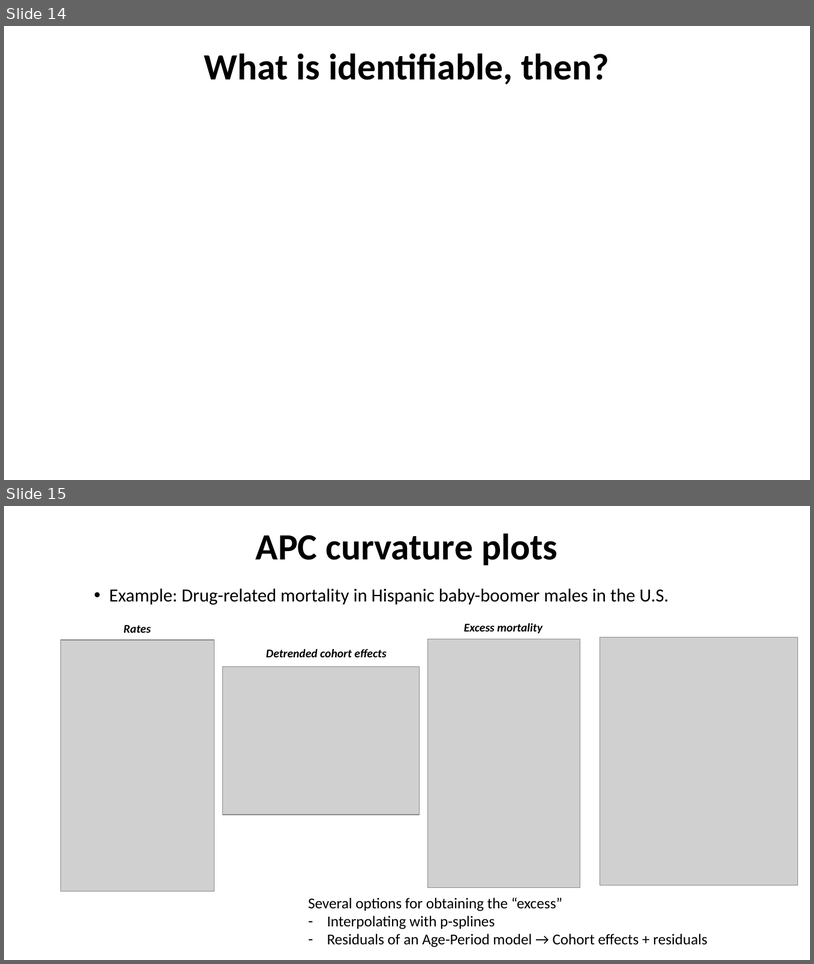
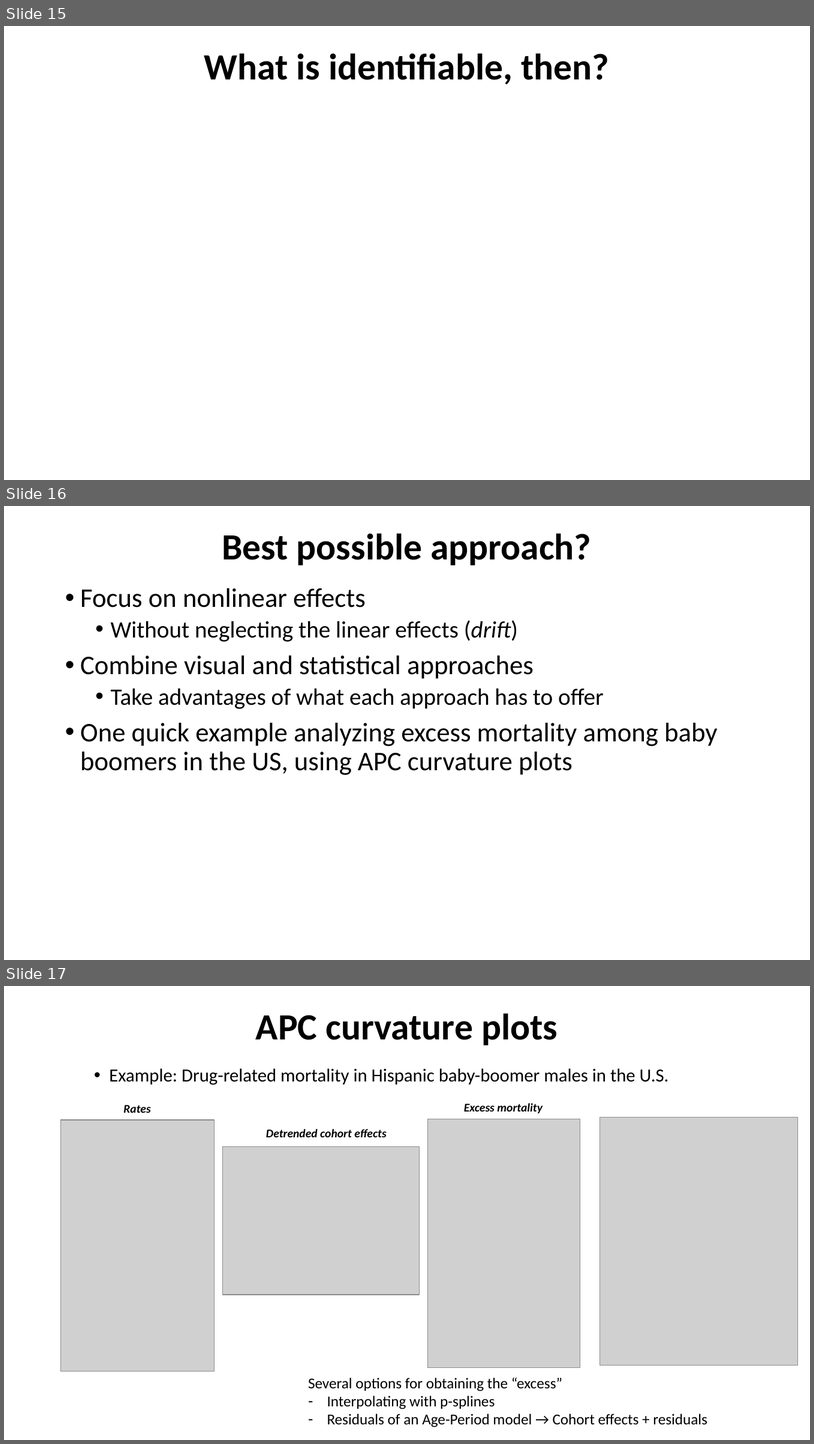
Before and after one commit to kikeacosta/edsd23_apc, a slide deck: slides/03_statistical_APC.pptx. Shown one above the other, each under a label of ours: slides 14 and 15 before the commit, slides 15, 16 and 17 after it. The pictures are 814x964 and 814x1444 pixels, drawn with LibreOffice and Linux fonts; fonts in the diff are those of the drawing; grey boxes stand for pictures. Boxes give left, top, right and bottom in pixels: in the first picture for what was removed or moved away, otherwise in the second. Text is boxed around its words. In the diff, an @@ line names an element or a change of style, - is before the commit and + after.

```diff
--- a/slides/03_statistical_APC.pptx
+++ b/slides/03_statistical_APC.pptx
@@ slide 16 added at (x1=4, y1=506, x2=810, y2=960), background #FFFFFF @@
@@ text added at (x1=222, y1=533, x2=591, y2=565), 44 pt, text #000000, bold @@
+Best possible approach?
@@ text added at (x1=80, y1=588, x2=718, y2=775), 32 pt, text #000000 @@
+• Focus on nonlinear effects
+  • Without neglecting the linear effects (drift)
+• Combine visual and statistical approaches
+  • Take advantages of what each approach has to offer
+• One quick example analyzing excess mortality among baby boomers in the US, using APC curvature plots
@@ what was slide 14 is now slide 15 @@
@@ what was slide 15 is now slide 17 @@
```
Also in this commit, not shown: 5 slides changed, 2 other slides added, 2 other files.
